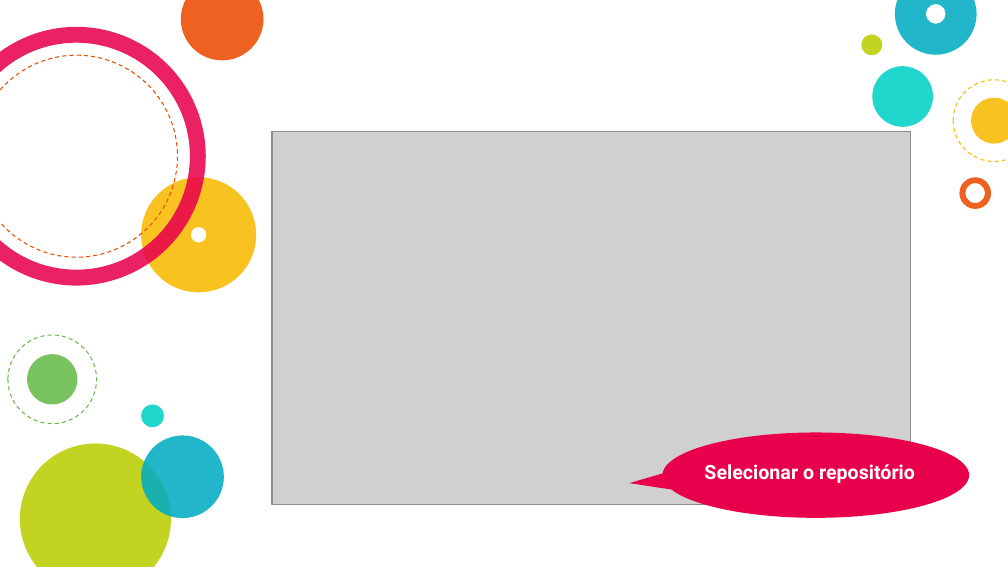
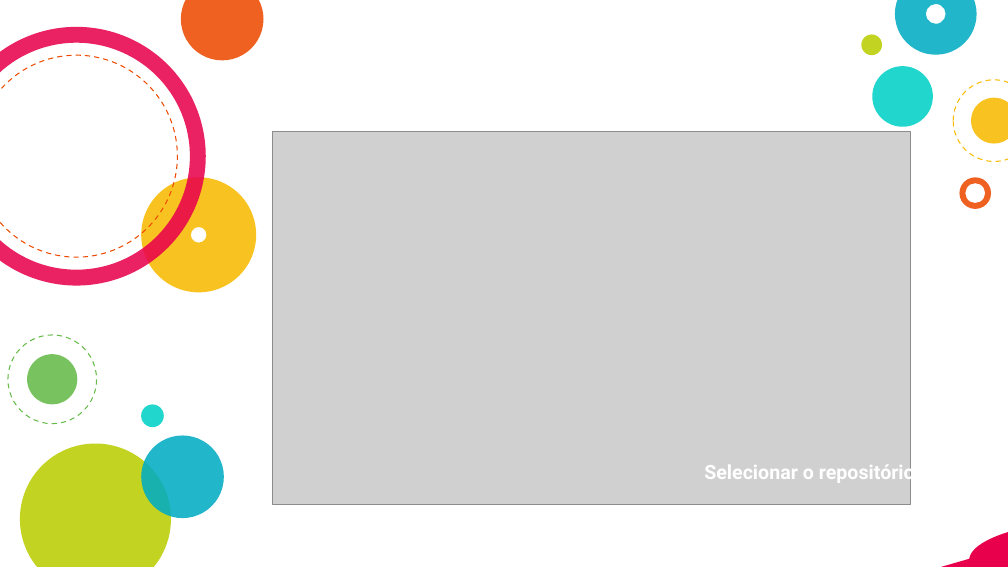
Before and after one commit to fga-eps-mds/A-Disciplina-MDS-EPS, a slide deck: slide 10 of MDS_Material/Continuos Integration/Integração Contínua.pptx. Drawn at 1008x567 pixels with LibreOffice and Linux fonts; fonts in the diff are those of the drawing; grey boxes stand for pictures. Boxes give left, top, right and bottom in pixels: in the first picture for what was removed or moved away, otherwise in the second. Text is boxed around its words. In the diff, an @@ line names an element or a change of style, - is before the commit and + after.

```diff
--- a/MDS_Material/Continuos Integration/Integração Contínua.pptx
+++ b/MDS_Material/Continuos Integration/Integração Contínua.pptx
@@ ellipse at <box>0,55,177,257</box>: outline #ED4A00 0.75 pt dashed to #ED4A00 0.74 pt @@
@@ ellipse at <box>954,80,1008,161</box>: outline #F8BB00 0.75 pt dashed to #F8BB00 0.74 pt @@
@@ ellipse at <box>8,335,97,423</box>: outline #65BB48 0.75 pt dashed to #65BB48 0.74 pt @@
@@ speech bubble: place and size @@
-speech bubble at <box>662,432,969,518</box>
+speech bubble at <box>969,518,1008,567</box>
```
Also in this commit, not shown: 16 other slides changed, 1 slide added, 23 other files.
